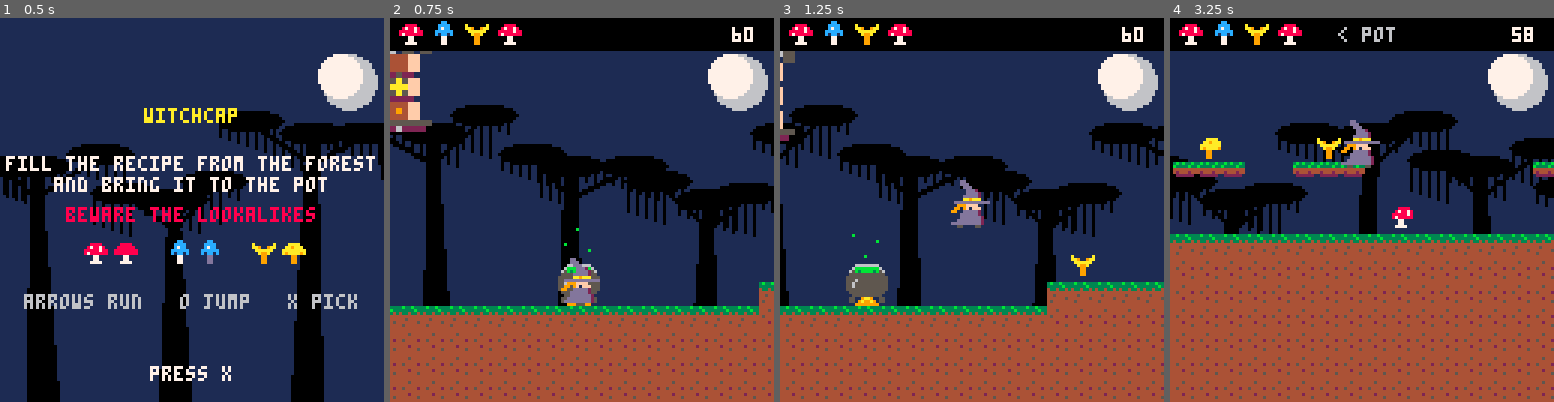
Above: before the commit, frames 1-4 (left to right).
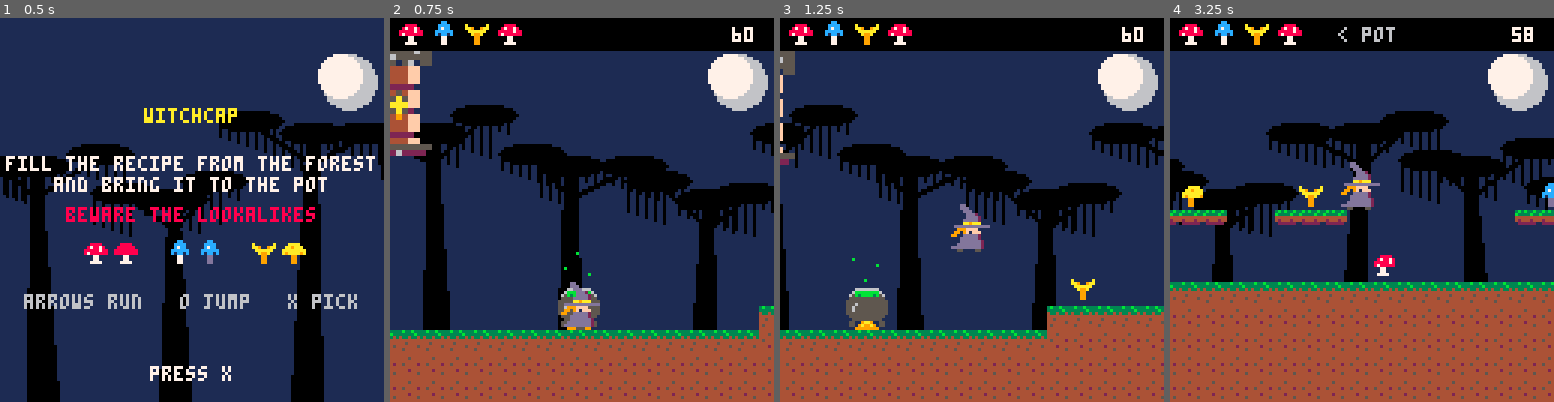
Above: after the commit, the same moments.

Repository: drachis/carts
Game: PICO-8 cartridge proj/witchcap/tests/test_boot.p8
Same seed, same stepped clock (60 frames per second), same inputs: the game is played once before the commit and once after it.
Inputs:
- Up to frame 1 (0.5 s): tap X (X key) at 0.33 s
- Up to frame 2 (0.75 s): tap O (Z key) at 0.7 s
- Up to frame 3 (1.25 s): tap X (X key) at 1.07 s
- Up to frame 4 (3.25 s): hold Right 1.6-2.1 s; tap O (Z key) every 0.4 s from 1.7 to 2.9 s; tap X (X key) at 1.85, 2.97 s; hold Up 2.15-2.42 s; hold Right 2.47-3.03 s; hold Left from 3.08 s (still down)

Frame 1 is identical in both runs. In frame 2, 12% of the frame differs, in the area x 0-100%, y 8-87%; in frame 3, 12%; in frame 4, 28%, in the area x 0-100%, y 24-100%.

Commit message:
witchcap: the ground sits lower on the screen (rows 11 to 14) and the hut's body is a quarter taller, so more of the house shows (2118 tokens)
Co-Authored-By: Claude Opus 5.5 <noreply@anthropic.com>

Diff:
--- a/proj/witchcap/data.lua
+++ b/proj/witchcap/data.lua
@@ -19,6 +19,9 @@
 poison_frames=180
 level_seconds=60
 cauldron_x=500
+clearing_row=13
+highest_row=11
+lowest_row=14
 hut_speed=0.9
 hut_stance=18
 hut_stride=22
--- a/proj/witchcap/forest.lua
+++ b/proj/witchcap/forest.lua
@@ -5,25 +5,28 @@
 -- height between cells, by two tiles at most, and a branch sits three
 -- tiles above its own cell's ground, so everything is within one jump of
 -- somewhere. the three cells in the middle (columns 55..69) are the
--- clearing, flat and bare, with the cauldron at its centre.
+-- clearing, flat and bare, with the cauldron at its centre. the ground
+-- is kept low on the screen (rows highest_row..lowest_row) to leave the
+-- sky to the hut.
 -- tests/test_forest.lua walks generated forests to check.
 
 function make_forest(seed)
  srand(seed)
- memset(0x2000,0,0x1000)
+ -- only the sixteen rows the forest uses
+ memset(0x2000,0,0x800)
  mushrooms={}
  -- four of each true kind and three of each lookalike: one for each cell
  local kinds={}
  for kind=1,6 do
   for i=1,3+kind%2 do add(kinds,kind) end
  end
- local top=12
+ local top=clearing_row
  for first=0,125,5 do
   local clearing=abs(first-62)<8
   if clearing then
-   top=12
+   top=clearing_row
   else
-   top=mid(9,top+flr(rnd(5))-2,13)
+   top=mid(highest_row,top+flr(rnd(5))-2,lowest_row)
   end
   for column=first,min(first+4,127) do
    for row=top,15 do
@@ -93,11 +96,12 @@
 
 function draw_forest()
  map()
- spr(38,cauldron_x-8,80,2,2)
+ local cauldron_y=clearing_row*8-16
+ spr(38,cauldron_x-8,cauldron_y,2,2)
  -- the brew bubbles
  for bubble=0,2 do
   local rise=(t()*8+bubble*5)%12
-  pset(cauldron_x-5+bubble*4,82-rise,11)
+  pset(cauldron_x-5+bubble*4,cauldron_y+2-rise,11)
  end
  for mushroom in all(mushrooms) do
   -- they dance, each on its own beat: a hop, and a lean on every other
--- a/proj/witchcap/hut.lua
+++ b/proj/witchcap/hut.lua
@@ -41,7 +41,7 @@
  local x,turn=hut.x-camera_x,hut.turn
  local flipped=turn<0
  -- the floor of the hut, which rides up and down a little as it goes
- local floor_y=40+sin(t()/2)*1.5
+ local floor_y=50+sin(t()/2)*1.5
  for foot in all(hut.feet) do
   local foot_x=foot.x-camera_x
   -- a stepping foot is lifted in an arc
@@ -55,9 +55,9 @@
   end
   circfill(knee_x,knee_y,2,9)
   -- the foot sprite's ankle is 13 pixels in from its heel
-  sspr(48,32,16,8,foot_x-(flipped and 19 or 13),ankle_y,32,16,flipped)
-  sspr(64,32,8,8,hip_x-8,floor_y-2,16,16)
+  sspr(96,64,16,8,foot_x-(flipped and 19 or 13),ankle_y,32,16,flipped)
+  sspr(112,64,8,8,hip_x-8,floor_y-2,16,16)
  end
  local width=abs(turn)*96
- sspr(0,32,48,16,x-width/2,floor_y-32,width,32,flipped)
+ sspr(0,64,48,20,x-width/2,floor_y-40,width,40,flipped)
 end
--- a/proj/witchcap/tests/test_forest.lua
+++ b/proj/witchcap/tests/test_forest.lua
@@ -26,7 +26,7 @@
 local function walk_forest()
  local stands={}
  for column=0,127 do stands[column]=surfaces(column) end
- local reached,queue={[64*16+12]=true},{{64,12}}
+ local reached,queue={[64*16+clearing_row]=true},{{64,clearing_row}}
  while #queue>0 do
   local here=deli(queue)
   for column=max(here[1]-1),min(here[1]+1,127) do
--- a/proj/witchcap/tests/test_witch.lua
+++ b/proj/witchcap/tests/test_witch.lua
@@ -4,12 +4,14 @@
 
 local function arena()
  start_run()
- memset(0x2000,0,0x1000)
+ memset(0x2000,0,0x800)
  for column=0,127 do
   mset(column,12,16)
   for row=13,15 do mset(column,row,17) end
  end
  mushrooms={}
+ -- the arena's ground is not where the forest's was
+ reset_witch()
 end
 
 -- a step up in the ground, 60 pixels to her right, its top at `top_row`
--- a/proj/witchcap/witch.lua
+++ b/proj/witchcap/witch.lua
@@ -6,7 +6,7 @@
 
 function reset_witch()
  witch={
-  x=cauldron_x,y=96,vx=0,vy=0,facing=1,
+  x=cauldron_x,y=ground_top(cauldron_x),vx=0,vy=0,facing=1,
   grounded=true,air_frames=0,jump_buffer=0,poison=0,
  }
 end
Not shown, changed: 36 lines of the sprite sheet (__gfx__) section of proj/witchcap/tests/test_boot.p8
Not shown, changed: 36 lines of the sprite sheet (__gfx__) section of proj/witchcap/tests/test_forest.p8
Not shown, changed: 36 lines of the sprite sheet (__gfx__) section of proj/witchcap/tests/test_witch.p8
Not shown, changed: 36 lines of the sprite sheet (__gfx__) section of proj/witchcap/witchcap.p8
Not shown, changed: proj/witchcap/gen_cart.py
